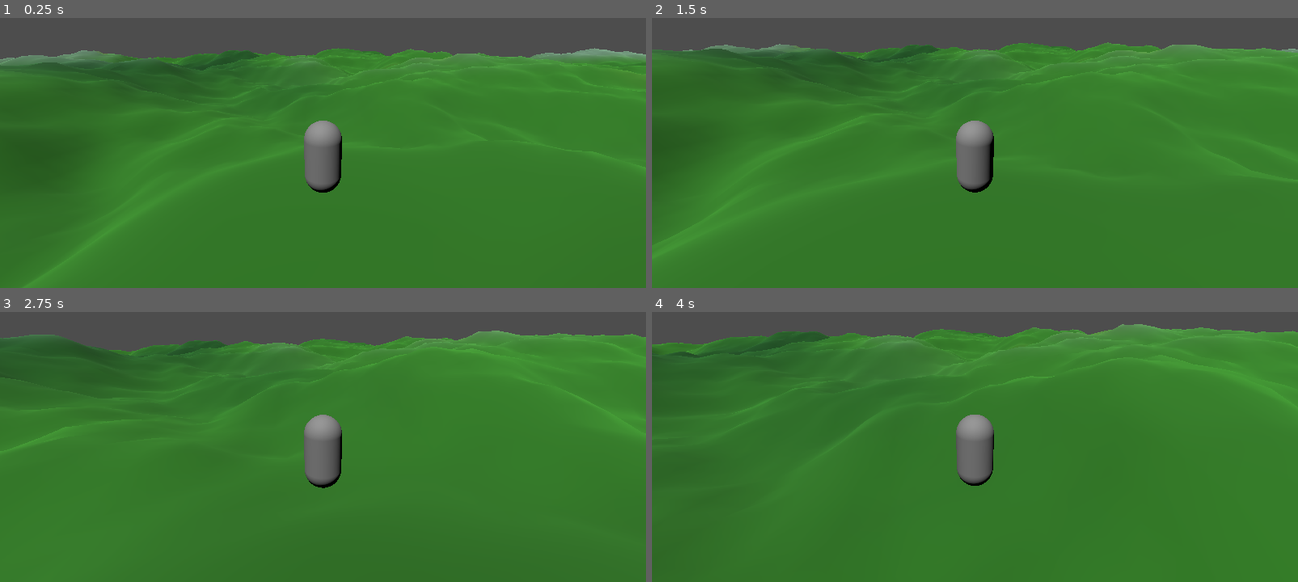
Above: before the commit, frames 1-4 (two rows, left to right).
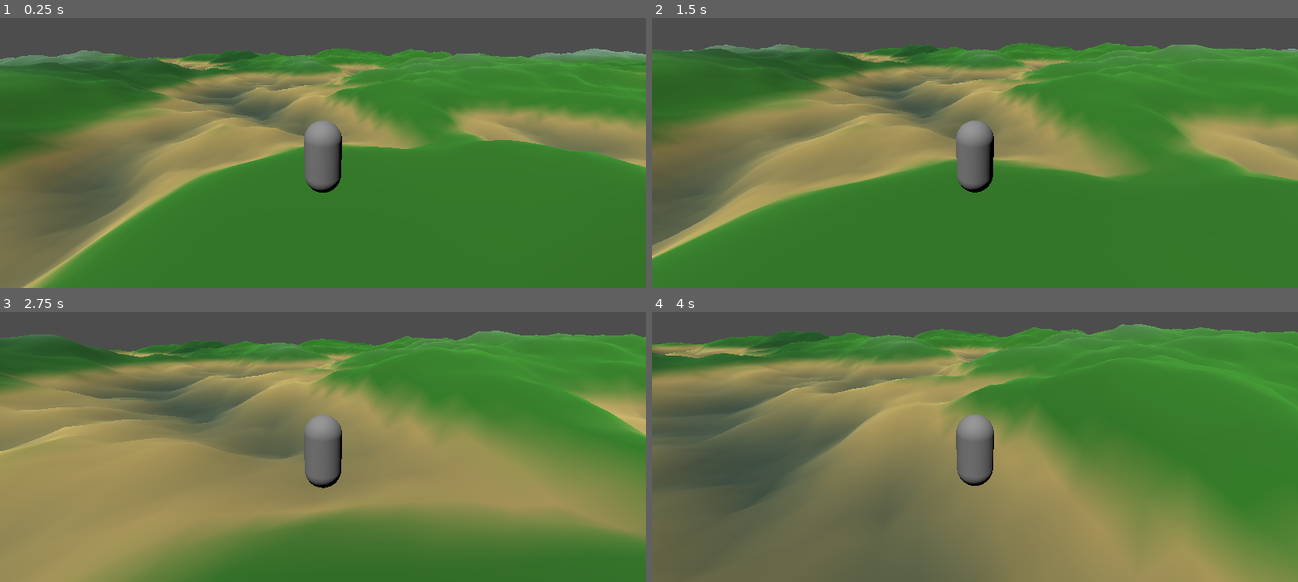
Above: after the commit, the same moments.

Repository: MajorDragonfly/voxelverse
Game: Godot game, scene res://main/main.tscn
The game is run twice, just before and just after one commit, with the same random seed, the same clock (stepped at 60 frames per second) and the same inputs.
Inputs (mouse positions are in pixels of both pictures, inside the frame that each line leads up to):
- Up to frame 1 (0.25 s): no input
- Up to frame 2 (1.5 s): move the mouse to (1007, 104) at 0.52 s; hold W (move_forward) from 0.53 s (still down); click (1007, 104) at 0.6 s; tap Space (jump) at 0.77 s; move the mouse to (942, 107) at 1.27 s; click (942, 107) at 1.35 s
- Up to frame 3 (2.75 s): keep holding W (move_forward); tap Space (jump) at 1.52 s; move the mouse to (335, 393) at 2.02 s; click (335, 393) at 2.1 s
- Up to frame 4 (4 s): keep holding W (move_forward); move the mouse to (968, 406) at 2.77 s; click (968, 406) at 2.85 s; tap Space (jump) at 3.02, 3.77 s; move the mouse to (1020, 403) at 3.52 s; click (1020, 403) at 3.6 s

The runs differ from the first frame. In frame 1, 27% of the frame differs, in the area x 0-100%, y 14-100%; in frame 2, 30%; in frame 3, 61%; in frame 4, 62%, in the area x 0-100%, y 11-100%.

Commit message:
Add ocean and coast biome preparation

Diff:
--- a/autoload/world_generator.gd
+++ b/autoload/world_generator.gd
@@ -2,6 +2,8 @@
 
 
 enum Biome {
+	OCEAN,
+	COAST,
 	GRASSLAND,
 	STEPPE,
 	WETLAND,
@@ -18,6 +20,11 @@
 # Abgeflachter Startbereich.
 const FLAT_SPAWN_RADIUS: float = 4.0
 const SPAWN_BLEND_DISTANCE: float = 8.0
+
+# Meer und Küsten.
+const SEA_LEVEL: float = -1.5
+const COAST_WIDTH: float = 1.0
+const DEEP_SEABED_DEPTH: float = 2.5
 
 # Großräumige Klimaverteilung.
 const TEMPERATURE_FREQUENCY: float = 0.004
@@ -35,6 +42,20 @@
 const HOT_STEPPE_MOISTURE_MAX: float = 0.50
 
 # Vorläufige Biomfarben.
+const COLOR_OCEAN_FLOOR: Color = Color(
+	0.14,
+	0.24,
+	0.22,
+	1.0
+)
+
+const COLOR_COAST: Color = Color(
+	0.68,
+	0.60,
+	0.34,
+	1.0
+)
+
 const COLOR_GRASSLAND: Color = Color(
 	0.18,
 	0.48,
@@ -188,11 +209,32 @@
 	)
 
 
+func get_sea_level() -> float:
+	return SEA_LEVEL
+
+
+func is_below_sea_level(
+	world_x: float,
+	world_z: float
+) -> bool:
+	return get_terrain_height(
+		world_x,
+		world_z
+	) < SEA_LEVEL
+
+
 func get_biome(
 	world_x: float,
 	world_z: float,
 	terrain_height: float
 ) -> int:
+	# Meer und Küste haben Vorrang vor den Landbiomen.
+	if terrain_height < SEA_LEVEL:
+		return Biome.OCEAN
+
+	if terrain_height <= SEA_LEVEL + COAST_WIDTH:
+		return Biome.COAST
+
 	var temperature := _get_adjusted_temperature(
 		world_x,
 		world_z,
@@ -204,19 +246,15 @@
 		world_z
 	)
 
-	# Höhe hat Vorrang vor den Klimawerten.
 	if terrain_height >= ROCKY_HEIGHT_MIN:
 		return Biome.ROCKY_HIGHLANDS
 
-	# Sehr kalte Gebiete.
 	if temperature <= COLD_TEMPERATURE_MAX:
 		return Biome.COLD_GRASSLAND
 
-	# Sehr feuchte Gebiete.
 	if moisture >= WETLAND_MOISTURE_MIN:
 		return Biome.WETLAND
 
-	# Trockene oder heiße Gebiete.
 	if (
 		moisture <= STEPPE_MOISTURE_MAX
 		or (
@@ -233,6 +271,12 @@
 	biome: int
 ) -> String:
 	match biome:
+		Biome.OCEAN:
+			return "Ocean"
+
+		Biome.COAST:
+			return "Coast"
+
 		Biome.GRASSLAND:
 			return "Grassland"
 
@@ -257,6 +301,22 @@
 	world_z: float,
 	terrain_height: float
 ) -> Color:
+	# Gelände unterhalb der Meereshöhe wird zum Meeresboden.
+	if terrain_height < SEA_LEVEL:
+		var depth_factor := clampf(
+			(
+				SEA_LEVEL
+				- terrain_height
+			) / DEEP_SEABED_DEPTH,
+			0.0,
+			1.0
+		)
+
+		return COLOR_COAST.lerp(
+			COLOR_OCEAN_FLOOR,
+			depth_factor
+		)
+
 	var temperature := _get_adjusted_temperature(
 		world_x,
 		world_z,
@@ -269,9 +329,6 @@
 	)
 
 	var biome_color := COLOR_GRASSLAND
-
-	# Die sichtbare Färbung bleibt weich.
-	# Das logische Biom aus get_biome() ist dagegen eindeutig.
 
 	var dry_factor := (
 		1.0
@@ -323,6 +380,19 @@
 		rock_factor
 	)
 
+	# Übergang von Sand zu normalem Land.
+	if terrain_height <= SEA_LEVEL + COAST_WIDTH:
+		var coast_factor := smoothstep(
+			SEA_LEVEL,
+			SEA_LEVEL + COAST_WIDTH,
+			terrain_height
+		)
+
+		return COLOR_COAST.lerp(
+			biome_color,
+			coast_factor
+		)
+
 	return biome_color
 
 
@@ -336,7 +406,6 @@
 		world_z
 	)
 
-	# Höhere Gebiete sind kälter.
 	temperature -= maxf(
 		terrain_height,
 		0.0
@@ -366,6 +435,11 @@
 		get_biome_name(spawn_biome)
 	)
 
+	print(
+		"Sea level: ",
+		SEA_LEVEL
+	)
+
 
 func _ensure_initialized() -> void:
 	if not _initialized:
